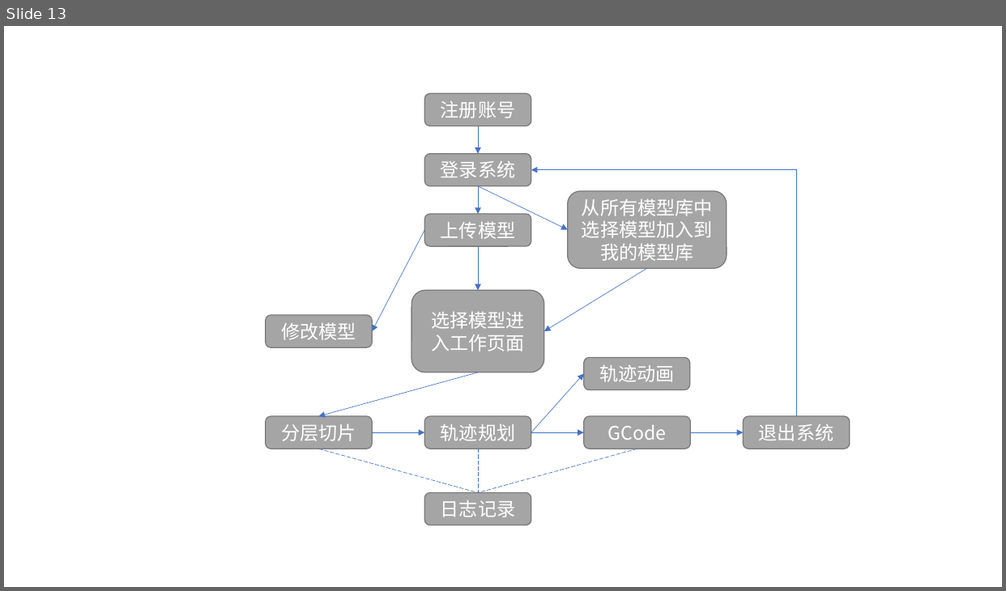
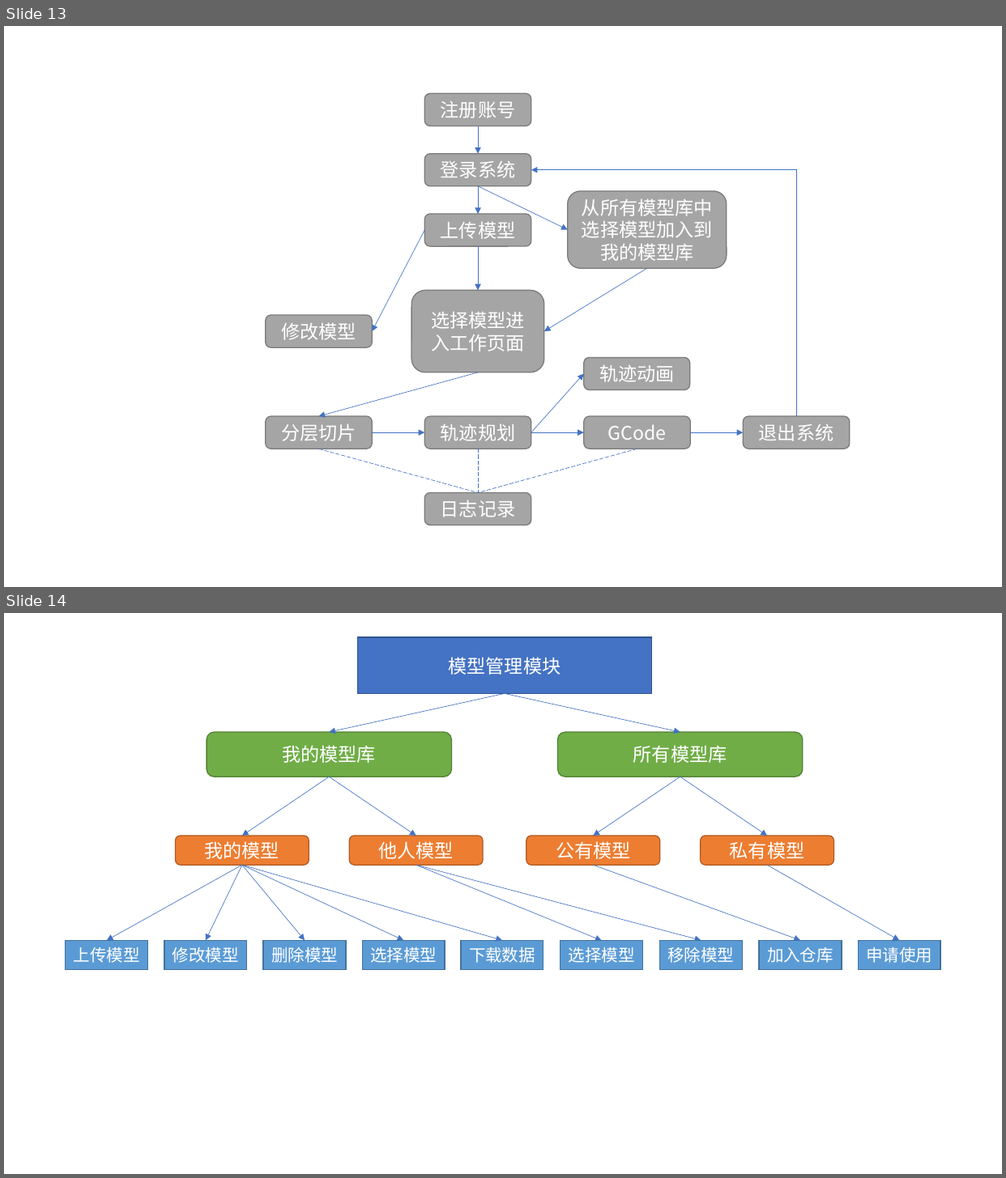
Before and after one commit to WutBottle/2021dissertation, a slide deck: 论文涉及图片.pptx. Shown one above the other, each under a label of ours: slide 13 before the commit, slides 13 and 14 after it. The pictures are 1006x591 and 1006x1178 pixels, drawn with LibreOffice and Linux fonts; fonts in the diff are those of the drawing. Boxes give left, top, right and bottom in pixels: in the first picture for what was removed or moved away, otherwise in the second. Text is boxed around its words. In the diff, an @@ line names an element or a change of style, - is before the commit and + after.

Commit message:
第三章增材制造预处理模块

```diff
--- a/论文涉及图片.pptx
+++ b/论文涉及图片.pptx
@@ slide 14 added at box(4, 613, 1002, 1174), background #FFFFFF @@
@@ rectangle added at box(357, 637, 651, 694), fill #4472C4, outline #325491 1 pt, 18 pt, text #FFFFFF @@
+模型管理模块
@@ arrow added from (505, 694) to (329, 732), #4472C4 0.5 pt @@
@@ arrow added from (505, 694) to (680, 732), #4472C4 0.5 pt @@
@@ rounded rectangle added at box(206, 732, 452, 777), fill #70AD47, outline #538035 1 pt, 18 pt, text #FFFFFF @@
+我的模型库
@@ rounded rectangle added at box(558, 732, 803, 777), fill #70AD47, outline #538035 1 pt, 18 pt, text #FFFFFF @@
+所有模型库
@@ arrow added from (329, 777) to (242, 836), #4472C4 0.5 pt @@
@@ arrow added from (329, 777) to (416, 836), #4472C4 0.5 pt @@
@@ arrow added from (680, 777) to (593, 836), #4472C4 0.5 pt @@
@@ arrow added from (680, 777) to (768, 836), #4472C4 0.5 pt @@
@@ rounded rectangle added at box(176, 836, 309, 865), fill #ED7D31, outline #AF5C24 1 pt, 18 pt, text #FFFFFF @@
+我的模型
@@ rounded rectangle added at box(349, 836, 483, 865), fill #ED7D31, outline #AF5C24 1 pt, 18 pt, text #FFFFFF @@
+他人模型
@@ rounded rectangle added at box(526, 836, 660, 865), fill #ED7D31, outline #AF5C24 1 pt, 18 pt, text #FFFFFF @@
+公有模型
@@ rounded rectangle added at box(701, 836, 833, 865), fill #ED7D31, outline #AF5C24 1 pt, 18 pt, text #FFFFFF @@
+私有模型
@@ arrow added from (242, 865) to (107, 941), #4472C4 0.5 pt @@
@@ arrow added from (242, 865) to (206, 941), #4472C4 0.5 pt @@
@@ arrow added from (242, 865) to (305, 941), #4472C4 0.5 pt @@
@@ arrow added from (242, 865) to (404, 941), #4472C4 0.5 pt @@
@@ arrow added from (242, 865) to (503, 941), #4472C4 0.5 pt @@
@@ arrow added from (416, 865) to (602, 941), #4472C4 0.5 pt @@
@@ arrow added from (416, 865) to (701, 941), #4472C4 0.5 pt @@
@@ arrow added from (593, 865) to (800, 941), #4472C4 0.5 pt @@
@@ arrow added from (768, 865) to (899, 941), #4472C4 0.5 pt @@
@@ group added at box(66, 941, 940, 970): 9 rectangles @@
+选择模型
+移除模型
+加入仓库
+申请使用
+上传模型
+修改模型
+删除模型
+选择模型
+下载数据
```
Also in this commit, not shown: 3 other slides added, 1 other file.
